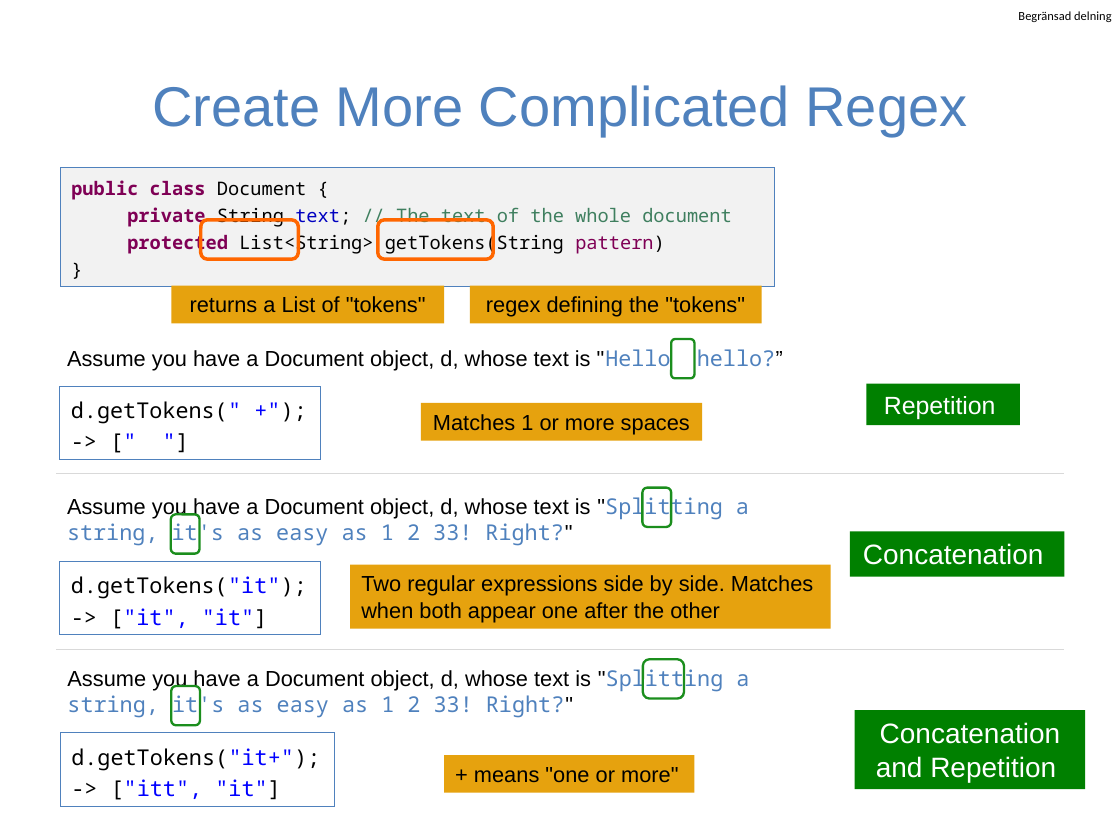
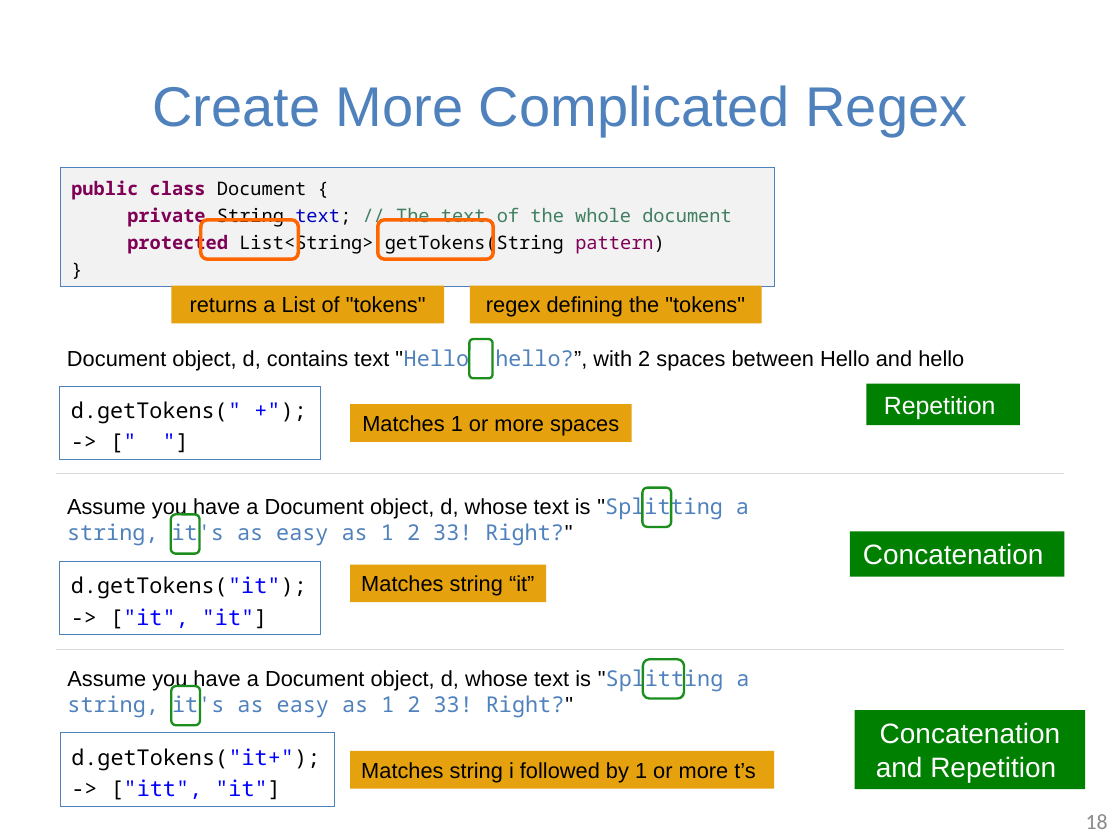
Before and after one commit to guhofstra/CSC111Fa25, a slide deck: slide 18 of PPTs/Lecture 4-string in java.pptx (slide 12 before the commit). Drawn at 1120x840 pixels with LibreOffice and Linux fonts; fonts in the diff are those of the drawing. Boxes give left, top, right and bottom in pixels: in the first picture for what was removed or moved away, otherwise in the second. Text is boxed around its words. In the diff, an @@ line names an element or a change of style, - is before the commit and + after.

```diff
--- a/PPTs/Lecture 4-string in java.pptx
+++ b/PPTs/Lecture 4-string in java.pptx
@@ text removed at [1018, 11, 1111, 22] @@
-Begränsad delning
@@ text at [67, 349, 964, 371]: text changed @@
-Assume you have a Document object, d, whose text is "Hello hello?”
+Document object, d, contains text "Hello hello?”, with 2 spaces between Hello and hello
@@ rounded rectangle: place and size @@
-rounded rectangle at [671, 339, 694, 379]
+rounded rectangle at [469, 339, 493, 379]
@@ rectangle "Matches 1 or more spaces": place and size @@
-rectangle "Matches 1 or more spaces" at [421, 403, 702, 441]
+rectangle "Matches 1 or more spaces" at [351, 404, 632, 442]
@@ rectangle "Matches string “it”": place and size @@
-rectangle "Matches string “it”" at [351, 564, 831, 628]
+rectangle "Matches string “it”" at [351, 564, 547, 603]
@@ text in rectangle at [361, 575, 534, 596]: text changed @@
-Two regular expressions side by side. Matches when both appear one after the other
+Matches string “it”
@@ rectangle "Matches string i followed by ...": place and size @@
-rectangle "Matches string i followed by ..." at [445, 755, 694, 793]
+rectangle "Matches string i followed by ..." at [351, 750, 775, 788]
@@ text in rectangle at [361, 762, 755, 782]: text changed @@
-+ means "one or more"
+Matches string i followed by 1 or more t’s
@@ page number added at [1086, 814, 1108, 829], 14 pt, text #8C8C8C @@
+18
```
Also in this commit, not shown: 15 other slides changed, 13 slides added, 3 slides removed, 32 other files.
